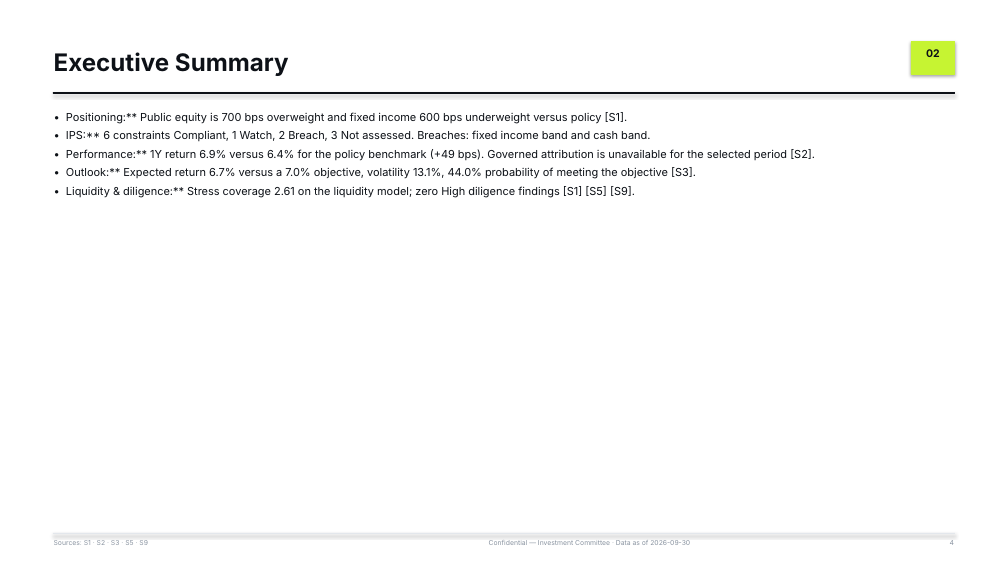
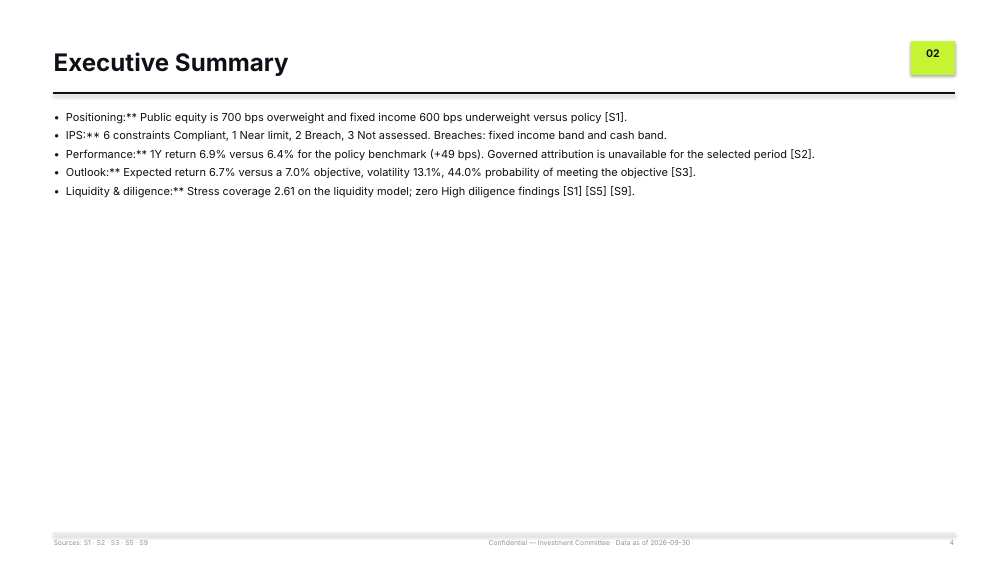
Before and after one commit to Gradient-AO/claude-plugin, a slide deck: slide 4 of plugins/gradient-cio/assets/examples/gradient-decision-ic-memo.pptx. Drawn at 1008x567 pixels with LibreOffice and Linux fonts; fonts in the diff are those of the drawing. Boxes give left, top, right and bottom in pixels: in the first picture for what was removed or moved away, otherwise in the second. Text is boxed around its words. In the diff, an @@ line names an element or a change of style, - is before the commit and + after.

```diff
--- a/plugins/gradient-cio/assets/examples/gradient-decision-ic-memo.pptx
+++ b/plugins/gradient-cio/assets/examples/gradient-decision-ic-memo.pptx
@@ text at [66,130,667,141]: text changed @@
-• IPS:** 6 constraints Compliant, 1 Watch, 2 Breach, 3 Not assessed. Breaches: fixed income band and cash band.
+• IPS:** 6 constraints Compliant, 1 Near limit, 2 Breach, 3 Not assessed. Breaches: fixed income band and cash band.
```
Also in this commit, not shown: 2 other slides changed, 47 other files.
